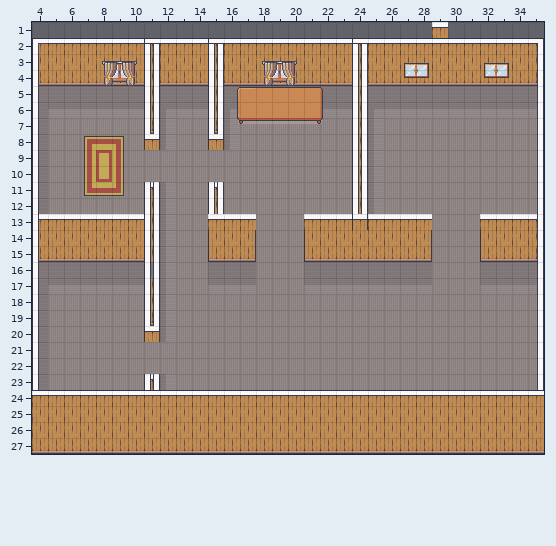
Level history. Tiled map: assets/maps/mapa.tmx. Above is the file before it was changed.
Cells are 16x16 px. Shown: x 4..35, y 1..27.
After:
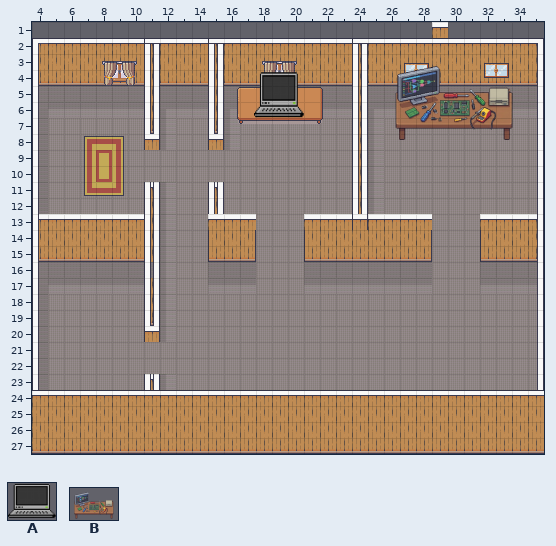
Key: from "objetos": A 0 "Laptop", B 1 "Taller".
Objects are placed by their top-left corner, in cells (3,4 is the top-left corner of cell 3,4); size is 1x1 cell unless given.
Changes in this commit:
Layer "decoraciones_colisiones":
added: A "Laptop" at 17.9,4 size 3.1x3.1
added: B "Taller" at 25.9,3 size 9x5.6
Where, in picture pixels (left, top, right, bottom), the same in both pictures:
added: (395, 66, 513, 140)
added: (254, 72, 304, 118)
